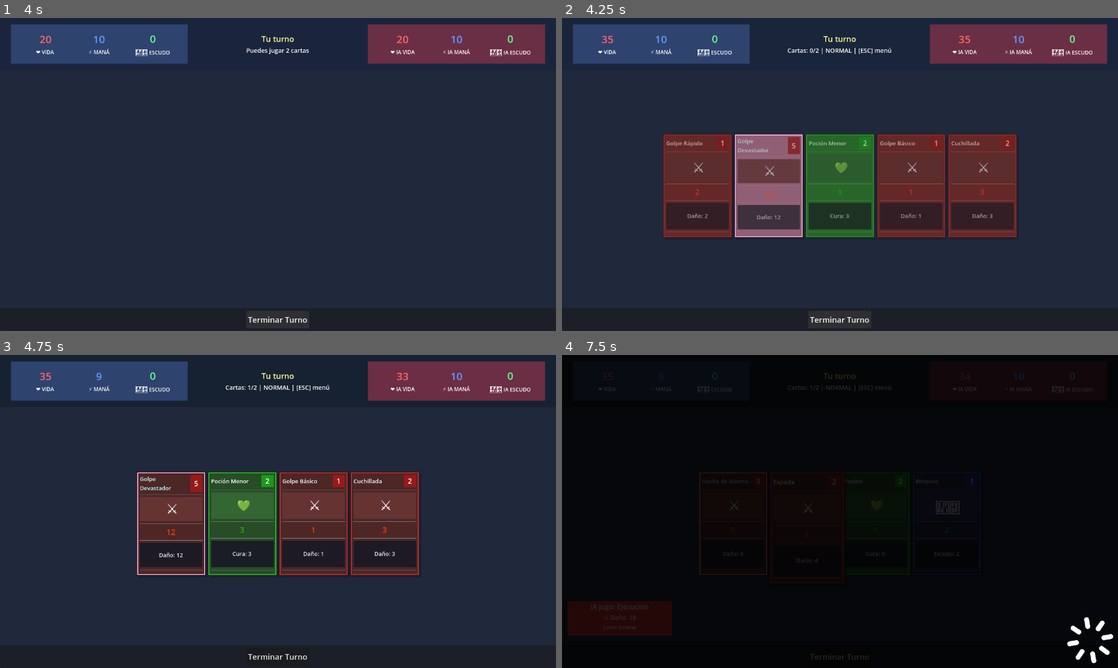
Above: before the commit, frames 1-4 (two rows, left to right).
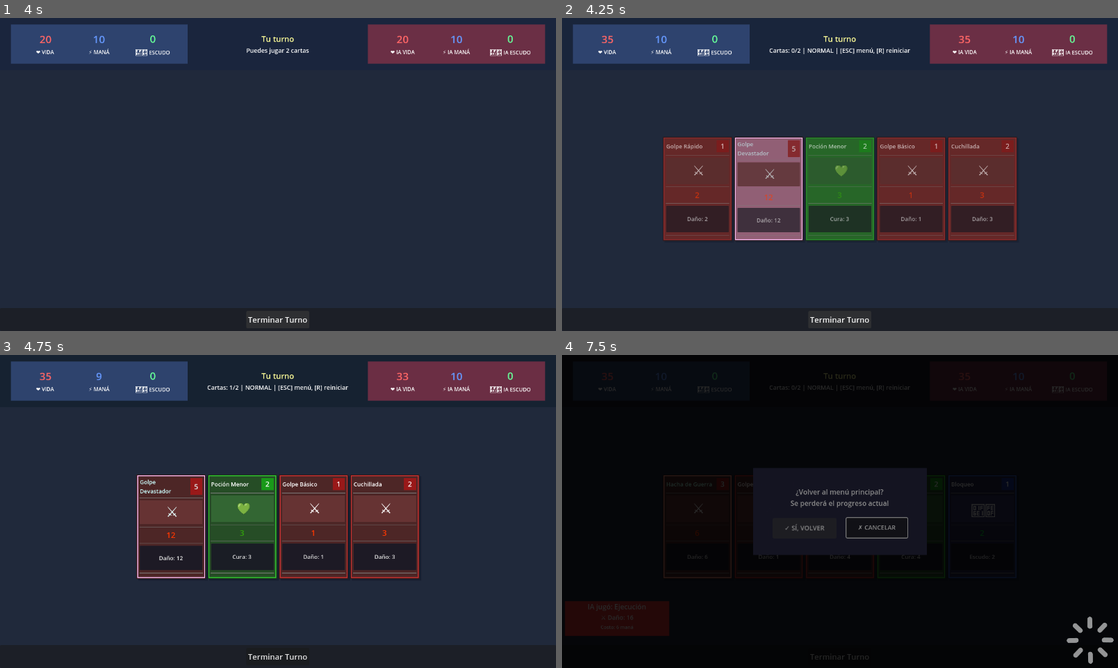
Above: after the commit, the same moments.

Repository: lextrack/Cards
Game: Godot game, scene res://scenes/MainMenu.tscn
Two runs of this game, one before a commit and one after it. Both use one fixed random seed, a clock stepped at 60 frames per second and the inputs below.
Inputs (mouse positions are in pixels of both pictures, inside the frame that each line leads up to):
- Up to frame 1 (4 s): click "AYUDA" at 0.5 s; tap Enter (ui_accept) at 1.25, 2.1, 2.27, 2.57 s; move the mouse to (400, 158) at 1.27 s; hold Right (ui_right) 1.28-2.03 s; hold Enter (ui_accept) 1.28-2.03 s; click (400, 158) at 1.42 s; move the mouse to (166, 190) at 2.02 s; hold Left (ui_left) 2.03-2.75 s; click (166, 190) at 2.17 s; click "🎮 COMENZAR" at 2.75 s; click "Terminar Turno" at 3.5 s
- Up to frame 2 (4.25 s): no input
- Up to frame 3 (4.75 s): move the mouse to (133, 524) at 4.27 s; hold Right (ui_right) from 4.28 s (still down); hold Enter (ui_accept) from 4.28 s (still down); click (133, 524) at 4.42 s
- Up to frame 4 (7.5 s): move the mouse to (734, 524) at 5.02 s; release Enter (ui_accept) at 5.03 s; tap Enter (ui_accept) at 5.1, 5.27, 5.57, 6.6, 6.77, 7.07 s; click (734, 524) at 5.17 s; move the mouse to (762, 520) at 5.77 s; release Right (ui_right) at 5.78 s; hold Enter (ui_accept) 5.78-6.53 s; hold Left (ui_left) 5.78-7.25 s; click (762, 520) at 5.92 s; tap R (restart_game) at 6.4, 6.5 s; move the mouse to (840, 524) at 6.52 s; click (840, 524) at 6.67 s; tap Escape (ui_cancel) at 7.15 s; click (801, 527) at 7.25 s, where only the run after the commit has a clickable "✓ SÍ, VOLVER"

Frame 1 is identical in both runs. In frame 2, 4.6% of the frame differs, in the area x 18-82%, y 9-72%; in frame 3, 4.7%; in frame 4, 8.2%, in the area x 0-100%, y 6-99%.
Error before the commit: Invalid call. Nonexistent function 'get_deck_size' in base 'Nil'. (res://scripts/Main.gd:307)
Error after the commit: Invalid call. Nonexistent function 'get_deck_size' in base 'Nil'. (res://scripts/Main.gd:523)

Commit message:
Input maps were improved

Diff:
--- a/project.godot
+++ b/project.godot
@@ -29,6 +29,30 @@
 
 [input]
 
+ui_left={
+"deadzone": 0.5,
+"events": [Object(InputEventKey,"resource_local_to_scene":false,"resource_name":"","device":0,"window_id":0,"alt_pressed":false,"shift_pressed":false,"ctrl_pressed":false,"meta_pressed":false,"pressed":false,"keycode":4194319,"physical_keycode":0,"key_label":0,"unicode":0,"location":0,"echo":false,"script":null)
+, Object(InputEventJoypadButton,"resource_local_to_scene":false,"resource_name":"","device":0,"button_index":13,"pressure":0.0,"pressed":false,"script":null)
+]
+}
+ui_right={
+"deadzone": 0.5,
+"events": [Object(InputEventKey,"resource_local_to_scene":false,"resource_name":"","device":0,"window_id":0,"alt_pressed":false,"shift_pressed":false,"ctrl_pressed":false,"meta_pressed":false,"pressed":false,"keycode":4194321,"physical_keycode":0,"key_label":0,"unicode":0,"location":0,"echo":false,"script":null)
+, Object(InputEventJoypadButton,"resource_local_to_scene":false,"resource_name":"","device":0,"button_index":14,"pressure":0.0,"pressed":false,"script":null)
+]
+}
+ui_up={
+"deadzone": 0.5,
+"events": [Object(InputEventKey,"resource_local_to_scene":false,"resource_name":"","device":0,"window_id":0,"alt_pressed":false,"shift_pressed":false,"ctrl_pressed":false,"meta_pressed":false,"pressed":false,"keycode":4194320,"physical_keycode":0,"key_label":0,"unicode":0,"location":0,"echo":false,"script":null)
+, Object(InputEventJoypadButton,"resource_local_to_scene":false,"resource_name":"","device":0,"button_index":11,"pressure":0.0,"pressed":false,"script":null)
+]
+}
+ui_down={
+"deadzone": 0.5,
+"events": [Object(InputEventKey,"resource_local_to_scene":false,"resource_name":"","device":0,"window_id":0,"alt_pressed":false,"shift_pressed":false,"ctrl_pressed":false,"meta_pressed":false,"pressed":false,"keycode":4194322,"physical_keycode":0,"key_label":0,"unicode":0,"location":0,"echo":false,"script":null)
+, Object(InputEventJoypadButton,"resource_local_to_scene":false,"resource_name":"","device":0,"button_index":12,"pressure":0.0,"pressed":false,"script":null)
+]
+}
 restart_game={
 "deadzone": 0.2,
 "events": [Object(InputEventKey,"resource_local_to_scene":false,"resource_name":"","device":-1,"window_id":0,"alt_press …(192 unchanged characters)…
@@ -44,9 +68,14 @@
 "events": [Object(InputEventJoypadButton,"resource_local_to_scene":false,"resource_name":"","device":-1,"button_index":1,"pressure":0.0,"pressed":true,"script":null)
 ]
 }
-gamepad_info={
+gamepad_exit={
 "deadzone": 0.2,
 "events": [Object(InputEventJoypadButton,"resource_local_to_scene":false,"resource_name":"","device":-1,"button_index":3,"pressure":0.0,"pressed":true,"script":null)
+]
+}
+gamepad_restart={
+"deadzone": 0.2,
+"events": [Object(InputEventJoypadButton,"resource_local_to_scene":false,"resource_name":"","device":-1,"button_index":2,"pressure":0.0,"pressed":true,"script":null)
 ]
 }
 
--- a/scenes/AICardNotification.tscn
+++ b/scenes/AICardNotification.tscn
@@ -7,9 +7,9 @@
 anchors_preset = 2
 anchor_top = 1.0
 anchor_bottom = 1.0
-offset_left = 13.0
+offset_left = 7.0
 offset_top = -154.0
-offset_right = 253.0
+offset_right = 247.0
 offset_bottom = -74.0
 grow_vertical = 0
 script = ExtResource("1_notification")
--- a/scenes/GameNotification.tscn
+++ b/scenes/GameNotification.tscn
@@ -9,9 +9,9 @@
 anchor_top = 1.0
 anchor_right = 1.0
 anchor_bottom = 1.0
-offset_left = -261.0
+offset_left = -255.0
 offset_top = -156.0
-offset_right = -21.0
+offset_right = -15.0
 offset_bottom = -76.0
 grow_horizontal = 0
 grow_vertical = 0
@@ -19,12 +19,13 @@
 
 [node name="Background" type="ColorRect" parent="."]
 layout_mode = 1
-anchors_preset = 15
-anchor_right = 1.0
+anchors_preset = -1
+anchor_left = -0.092
+anchor_top = 0.025
+anchor_right = 1.033
 anchor_bottom = 1.0
-offset_left = -22.0
-offset_top = 2.0
-offset_right = 8.0
+offset_left = 0.0800018
+offset_right = 0.0800018
 offset_bottom = 2.0
 grow_horizontal = 2
 grow_vertical = 2
--- a/scenes/Main.tscn
+++ b/scenes/Main.tscn
@@ -319,7 +319,7 @@
 layout_mode = 1
 anchor_top = 0.15
 anchor_right = 1.0
-anchor_bottom = 0.9
+anchor_bottom = 0.92
 grow_horizontal = 2
 grow_vertical = 2
 
@@ -330,9 +330,9 @@
 anchor_top = 0.5
 anchor_right = 0.5
 anchor_bottom = 0.5
-offset_left = -400.0
+offset_left = -450.0
 offset_top = -120.0
-offset_right = 400.0
+offset_right = 450.0
 offset_bottom = 120.0
 grow_horizontal = 2
 grow_vertical = 2
--- a/scripts/HelpMenu.gd
+++ b/scripts/HelpMenu.gd
@@ -104,23 +104,33 @@
 • La estrategia cambia según las cartas disponibles
 • En general, el reciclaje y retiro/robo de cartas es automático, no debes hacer nada""",
 
-	"🎮 Controles": """[font_size=24][color=yellow]🕹️ CONTROLES DEL JUEGO[/color][/font_size]
+"🎮 Controles": """[font_size=24][color=yellow]🕹️ CONTROLES DEL JUEGO[/color][/font_size]
+
+[font_size=18][color=orange]🎯 PARA NAVEGAR:[/color][/font_size]
 
 [font_size=18][color=white]⌨️ TECLADO:[/color][/font_size]
-• [color=cyan]Flechas:[/color] Navegar menús y seleccionar cartas
-• [color=cyan]Enter:[/color] Confirmar selección
-• [color=cyan]Escape:[/color] Cancelar/Volver/Menú principal
-• [color=cyan]R:[/color] Reiniciar partida (durante el juego)
+- [color=cyan]Flechas:[/color] Navegar por menús y cartas
+- [color=cyan]Enter:[/color] Confirmar selección
+- [color=cyan]Escape:[/color] Cancelar/Volver/Menú principal
 
 [font_size=18][color=white]🎮 MANDO:[/color][/font_size]
-• [color=cyan]D-Pad/Stick izquierdo:[/color] Navegación
-• [color=cyan]Botón A:[/color] Confirmar/Seleccionar
-• [color=cyan]Botón B:[/color] Cancelar/Volver
-
-[font_size=18][color=white]🖱️ RATÓN:[/color][/font_size]
-• [color=cyan]Click:[/color] Seleccionar cartas y botones
-• [color=cyan]Hover:[/color] Previsualizar cartas
-• [color=cyan]Interfaz:[/color] Completamente clickeable"""
+- [color=cyan]D-Pad/Stick izquierdo:[/color] Navegación de menús y cartas
+- [color=cyan]Botón A:[/color] Confirmar/Seleccionar
+- [color=cyan]Botón B:[/color] Cancelar/Volver
+
+[font_size=18][color=orange]🎯 CONTROLES EN PARTIDA:[/color][/font_size]
+[color=white]Con Mando:[/color]
+- [color=lime]Izquierda/Derecha:[/color] Navegar entre cartas
+- [color=lime]A:[/color] Jugar carta seleccionada
+- [color=lime]B:[/color] Terminar turno
+- [color=lime]X:[/color] Reiniciar partida
+- [color=lime]Y:[/color] Salir al menú principal
+
+[color=white]Con Teclado/Ratón:[/color]
+- [color=lime]Click en carta:[/color] Jugar carta
+- [color=lime]Click en "Terminar Turno":[/color] Finalizar turno
+- [color=lime]R:[/color] Reiniciar partida
+- [color=lime]ESC:[/color] Salir al menú principal"""
 }
 
 func _ready():
--- a/scripts/Main.gd
+++ b/scripts/Main.gd
@@ -34,9 +34,23 @@
 var ai_turn_color = Color(0.15, 0.08, 0.08, 0.9)
 var transition_time = 0.8
 
+var selected_card_index: int = 0
+var card_instances: Array = []
+var gamepad_mode: bool = false
+var last_input_was_gamepad: bool = false
+
+var confirmation_overlay: Control
+var confirmation_background: ColorRect
+var confirmation_panel: Panel
+var confirmation_label: Label
+var confirm_button: Button
+var cancel_button: Button
+var is_showing_confirmation: bool = false
+
 func _ready():
 	if end_turn_button:
 		end_turn_button.pressed.connect(_on_end_turn_pressed)
+		setup_button_navigation()
 	else:
 		push_error("EndTurnButton no encontrado en la escena")
 
@@ -48,13 +62,181 @@
 	game_notification = game_notification_scene.instantiate()
 	add_child(game_notification)
 
-	# Obtener la dificultad seleccionada del GameState
+	create_confirmation_dialog()
+
 	difficulty = GameState.get_selected_difficulty()
 	print("Iniciando juego con dificultad: ", difficulty)
 
 	await handle_scene_entrance()
 
 	setup_game()
+
+func create_confirmation_dialog():
+	confirmation_overlay = Control.new()
+	confirmation_overlay.name = "ConfirmationOverlay"
+	confirmation_overlay.set_anchors_and_offsets_preset(Control.PRESET_FULL_RECT)
+	confirmation_overlay.visible = false
+	confirmation_overlay.z_index = 100
+	add_child(confirmation_overlay)
+
+	confirmation_background = ColorRect.new()
+	confirmation_background.set_anchors_and_offsets_preset(Control.PRESET_FULL_RECT)
+	confirmation_background.color = Color(0, 0, 0, 0.7)
+	confirmation_overlay.add_child(confirmation_background)
+
+	confirmation_panel = Panel.new()
+	confirmation_panel.set_anchors_and_offsets_preset(Control.PRESET_CENTER)
+	confirmation_panel.custom_minimum_size = Vector2(400, 200)
+	confirmation_panel.size = Vector2(400, 200)
+	confirmation_panel.position = Vector2(-200, -100)
+	confirmation_overlay.add_child(confirmation_panel)
+
+	var panel_bg = ColorRect.new()
+	panel_bg.set_anchors_and_offsets_preset(Control.PRESET_FULL_RECT)
+	panel_bg.color = Color(0.15, 0.15, 0.25, 0.95)
+	confirmation_panel.add_child(panel_bg)
+
+	var vbox = VBoxContainer.new()
+	vbox.set_anchors_and_offsets_preset(Control.PRESET_FULL_RECT)
+	vbox.add_theme_constant_override("separation", 20)
+	confirmation_panel.add_child(vbox)
+
+	var spacer1 = Control.new()
+	spacer1.custom_minimum_size = Vector2(0, 20)
+	vbox.add_child(spacer1)
+
+	confirmation_label = Label.new()
+	confirmation_label.text = "¿Volver al menú principal?\nSe perderá el progreso actual"
+	confirmation_label.horizontal_alignment = HORIZONTAL_ALIGNMENT_CENTER
+	confirmation_label.vertical_alignment = VERTICAL_ALIGNMENT_CENTER
+	confirmation_label.add_theme_font_size_override("font_size", 16)
+	confirmation_label.add_theme_color_override("font_color", Color.WHITE)
+	confirmation_label.size_flags_vertical = Control.SIZE_EXPAND_FILL
+	vbox.add_child(confirmation_label)
+
+	var button_container = HBoxContainer.new()
+	button_container.alignment = BoxContainer.ALIGNMENT_CENTER
+	button_container.add_theme_constant_override("separation", 30)
+	vbox.add_child(button_container)
+
+	confirm_button = Button.new()
+	confirm_button.text = "✓ SÍ, VOLVER"
+	confirm_button.custom_minimum_size = Vector2(140, 45)
+	confirm_button.add_theme_font_size_override("font_size", 14)
+	confirm_button.focus_mode = Control.FOCUS_ALL
+	button_container.add_child(confirm_button)
+
+	cancel_button = Button.new()
+	cancel_button.text = "✗ CANCELAR"
+	cancel_button.custom_minimum_size = Vector2(140, 45)
+	cancel_button.add_theme_font_size_override("font_size", 14)
+	cancel_button.focus_mode = Control.FOCUS_ALL
+	button_container.add_child(cancel_button)
+
+	var spacer2 = Control.new()
+	spacer2.custom_minimum_size = Vector2(0, 20)
+	vbox.add_child(spacer2)
+
+	confirm_button.focus_neighbor_right = cancel_button.get_path()
+	cancel_button.focus_neighbor_left = confirm_button.get_path()
+
+	confirm_button.pressed.connect(_on_confirm_exit)
+	cancel_button.pressed.connect(_on_cancel_exit)
+
+	confirm_button.mouse_entered.connect(_on_confirmation_button_hover.bind(confirm_button))
+	cancel_button.mouse_entered.connect(_on_confirmation_button_hover.bind(cancel_button))
+	confirm_button.focus_entered.connect(_on_confirmation_button_focus.bind(confirm_button))
+	cancel_button.focus_entered.connect(_on_confirmation_button_focus.bind(cancel_button))
+
+func _on_confirmation_button_hover(button: Button):
+	play_safe_audio("play_card_hover_sound")
+	var tween = create_tween()
+	tween.tween_property(button, "scale", Vector2(1.05, 1.05), 0.1)
+
+	if not button.mouse_exited.is_connected(_on_confirmation_button_unhover):
+		button.mouse_exited.connect(_on_confirmation_button_unhover.bind(button))
+
+func _on_confirmation_button_unhover(button: Button):
+	var tween = create_tween()
+	tween.tween_property(button, "scale", Vector2(1.0, 1.0), 0.1)
+
+func _on_confirmation_button_focus(button: Button):
+	play_safe_audio("play_card_hover_sound")
+	var tween = create_tween()
+	tween.tween_property(button, "modulate", Color(1.2, 1.2, 1.2, 1.0), 0.1)
+
+	if not button.focus_exited.is_connected(_on_confirmation_button_unfocus):
+		button.focus_exited.connect(_on_confirmation_button_unfocus.bind(button))
+
+func _on_confirmation_button_unfocus(button: Button):
+	var tween = create_tween()
+	tween.tween_property(button, "modulate", Color(1.0, 1.0, 1.0, 1.0), 0.1)
+
+func show_exit_confirmation():
+	if is_showing_confirmation:
+		return
+
+	is_showing_confirmation = true
+	confirmation_overlay.visible = true
+	confirmation_overlay.modulate.a = 0.0
+
+	var tween = create_tween()
+	tween.tween_property(confirmation_overlay, "modulate:a", 1.0, 0.3)
+
+	await tween.finished
+
+	if gamepad_mode or last_input_was_gamepad:
+		cancel_button.grab_focus()
+	else:
+		cancel_button.grab_focus()
+
+func hide_exit_confirmation():
+	if not is_showing_confirmation:
+		return
+
+	var tween = create_tween()
+	tween.tween_property(confirmation_overlay, "modulate:a", 0.0, 0.2)
+
+	await tween.finished
+
+	confirmation_overlay.visible = false
+	is_showing_confirmation = false
+
+func _on_confirm_exit():
+	play_safe_audio("play_notification_sound")
+	is_showing_confirmation = false
+	return_to_menu()
+
+func _on_cancel_exit():
+	play_safe_audio("play_card_hover_sound")
+	hide_exit_confirmation()
+
+func setup_button_navigation():
+	end_turn_button.focus_mode = Control.FOCUS_ALL
+
+	end_turn_button.mouse_entered.connect(_on_button_hover.bind(end_turn_button))
+	end_turn_button.focus_entered.connect(_on_button_focus.bind(end_turn_button))
+	end_turn_button.mouse_exited.connect(_on_button_unhover.bind(end_turn_button))
+	end_turn_button.focus_exited.connect(_on_button_unfocus.bind(end_turn_button))
+
+func _on_button_hover(button: Button):
+	if not gamepad_mode:
+		play_safe_audio("play_card_hover_sound")
+
+func _on_button_focus(button: Button):
+	play_safe_audio("play_card_hover_sound")
+
+	var tween = create_tween()
+	tween.tween_property(button, "modulate", Color(1.2, 1.2, 1.2, 1.0), 0.1)
+
+func _on_button_unhover(button: Button):
+	if not gamepad_mode:
+		var tween = create_tween()
+		tween.tween_property(button, "modulate", Color(1.0, 1.0, 1.0, 1.0), 0.1)
+
+func _on_button_unfocus(button: Button):
+	var tween = create_tween()
+	tween.tween_property(button, "modulate", Color(1.0, 1.0, 1.0, 1.0), 0.1)
 
 func handle_scene_entrance():
 	await get_tree().process_frame
@@ -98,14 +280,12 @@
 	ai = Player.new()
 	ai.is_ai = true
 
-	# Establecer la dificultad ANTES de agregar al árbol
 	player.difficulty = difficulty
 	ai.difficulty = difficulty
 
 	add_child(player)
 	add_child(ai)
 
-	# Conectar señales del jugador
 	player.hp_changed.connect(_on_player_hp_changed)
 	player.mana_changed.connect(_on_player_mana_changed)
 	player.shield_changed.connect(_on_player_shield_changed)
@@ -119,7 +299,6 @@
 	player.auto_turn_ended.connect(_on_player_auto_turn_ended)
 	player.damage_taken.connect(_on_player_damage_taken)
 
-	# Conectar señales de la IA
 	ai.hp_changed.connect(_on_ai_hp_changed)
 	ai.mana_changed.connect(_on_ai_mana_changed)
 	ai.shield_changed.connect(_on_ai_shield_changed)
@@ -140,8 +319,8 @@
 func restart_game():
 	game_count += 1
 	turn_label.text = "¡Nueva partida!"
-
-	# Obtener descripción de la dificultad actual
+	selected_card_index = 0
+
 	var difficulty_desc = GameBalance.get_difficulty_description(difficulty)
 	game_info_label.text = "Partida #" + str(game_count) + " | " + difficulty.to_upper()
 
@@ -197,7 +376,10 @@
 	for child in hand_container.get_children():
 		child.queue_free()
 
-	for card_data in player.hand:
+	card_instances.clear()
+
+	for i in range(player.hand.size()):
+		var card_data = player.hand[i]
 		var card_instance = card_scene.instantiate()
 		card_instance.set_card_data(card_data)
 		card_instance.card_clicked.connect(_on_card_clicked)
@@ -206,12 +388,35 @@
 			card_instance.mouse_entered.connect(_on_card_hover)
 
 		hand_container.add_child(card_instance)
+		card_instances.append(card_instance)
 
 		var can_play = is_player_turn and player.can_play_card(card_data)
 		card_instance.set_playable(can_play)
 
+	selected_card_index = clamp(selected_card_index, 0, max(0, card_instances.size() - 1))
+	update_card_selection()
+
+func update_card_selection():
+	if not gamepad_mode or not is_player_turn:
+		return
+
+	for i in range(card_instances.size()):
+		var card = card_instances[i]
+		if i == selected_card_index:
+			card.modulate = Color(1.3, 1.3, 1.0, 1.0)
+			card.z_index = 15
+			card.scale = card.original_scale * 1.1
+		else:
+			if player.can_play_card(player.hand[i]):
+				card.modulate = Color.WHITE
+			else:
+				card.modulate = Color(0.4, 0.4, 0.4, 0.7)
+			card.z_index = 0
+			card.scale = card.original_scale
+
 func _on_card_hover():
-	play_safe_audio("play_card_hover_sound")
+	if not gamepad_mode:
+		play_safe_audio("play_card_hover_sound")
 
 func _on_card_clicked(card: Card):
 	if not is_player_turn:
@@ -228,6 +433,7 @@
 
 func start_player_turn():
 	is_player_turn = true
+	gamepad_mode = last_input_was_gamepad
 
 	play_safe_audio("play_turn_change_sound", [true])
 
@@ -240,18 +446,24 @@
 
 	turn_label.text = "Tu turno"
 
-	# Información mejorada sin opción de cambiar dificultad
 	var difficulty_name = difficulty.to_upper()
-	game_info_label.text = "Cartas: " + str(cards_played) + "/" + str(max_cards) + " | " + difficulty_name + " | [ESC] menú"
+	var control_hint = " | [A] jugar, [B] terminar, [X] reiniciar, [Y] menú" if gamepad_mode else " | [ESC] menú, [R] reiniciar"
+	game_info_label.text = "Cartas: " + str(cards_played) + "/" + str(max_cards) + " | " + difficulty_name + control_hint
 
 	update_turn_button_text()
 	update_damage_bonus_indicator()
 
 	if end_turn_button:
 		end_turn_button.disabled = false
+		if gamepad_mode:
+			end_turn_button.grab_focus()
+
+	selected_card_index = 0
+	update_card_selection()
 
 func start_ai_turn():
 	is_player_turn = false
+	gamepad_mode = false
 
 	play_safe_audio("play_turn_change_sound", [false])
 
@@ -266,6 +478,7 @@
 
 	if end_turn_button:
 		end_turn_button.disabled = true
+		end_turn_button.release_focus()
 
 	update_hand_display()
 
@@ -282,7 +495,7 @@
 	start_player_turn()
 
 func update_turn_button_text():
-	if not end_turn_button:
+	if not end_turn_button or not player:
 		return
 
 	var cards_played = player.get_cards_played()
@@ -296,7 +509,10 @@
 	elif player.get_hand_size() == 0:
 		end_turn_button.text = "Sin cartas en mano"
 	else:
-		end_turn_button.text = "Terminar Turno"
+		if gamepad_mode:
+			end_turn_button.text = "🎮 Terminar Turno"
+		else:
+			end_turn_button.text = "Terminar Turno"
 
 func _on_end_turn_pressed():
 	if is_player_turn and end_turn_button:
@@ -336,7 +552,8 @@
 	update_turn_button_text()
 
 	var difficulty_name = difficulty.to_upper()
-	game_info_label.text = "Cartas: " + str(cards_played) + "/" + str(max_cards) + " | " + difficulty_name + " | [ESC] menú"
+	var control_hint = " | [A] jugar, [B] terminar, [X] reiniciar, [Y] menú" if gamepad_mode else " | [ESC] menú, [R] reiniciar"
+	game_info_label.text = "Cartas: " + str(cards_played) + "/" + str(max_cards) + " | " + difficulty_name + control_hint
 
 	if cards_played >= max_cards:
 		turn_label.text = "¡Límite alcanzado!"
@@ -428,7 +645,6 @@
 func _on_player_died():
 	play_safe_audio("play_lose_sound")
 
-	# Registrar resultado en GameState
 	GameState.add_game_result(false)
 
 	if game_notification:
@@ -455,11 +671,65 @@
 	restart_game()
 
 func _input(event):
-	if event.is_action_pressed("restart_game"):
+	if is_showing_confirmation:
+		if event.is_action_pressed("ui_accept") or event.is_action_pressed("gamepad_accept"):
+			if confirm_button.has_focus():
+				_on_confirm_exit()
+			elif cancel_button.has_focus():
+				_on_cancel_exit()
+		elif event.is_action_pressed("ui_cancel") or event.is_action_pressed("gamepad_cancel"):
+			_on_cancel_exit()
+		elif event.is_action_pressed("ui_left"):
+			confirm_button.grab_focus()
+		elif event.is_action_pressed("ui_right"):
+			cancel_button.grab_focus()
+		return
+
+	if event is InputEventJoypadButton or event is InputEventJoypadMotion:
+		if not last_input_was_gamepad:
+			last_input_was_gamepad = true
+			if is_player_turn and player:  # ← Validación agregada
+				gamepad_mode = true
+				update_card_selection()
+				update_turn_button_text()
+				var difficulty_name = difficulty.to_upper()
+				var cards_played = player.get_cards_played()
+				var max_cards = player.get_max_cards_per_turn()
+				game_info_label.text = "Cartas: " + str(cards_played) + "/" + str(max_cards) + " | " + difficulty_name + " | [A] jugar, [B] terminar, [X] reiniciar, [Y] menú"
+	elif event is InputEventMouse:
+		if last_input_was_gamepad:
+			last_input_was_gamepad = false
+			if is_player_turn and player:  # ← Validación agregada
+				gamepad_mode = false
+				update_card_selection()
+				update_turn_button_text()
+				var difficulty_name = difficulty.to_upper()
+				var cards_played = player.get_cards_played()
+				var max_cards = player.get_max_cards_per_turn()
+				game_info_label.text = "Cartas: " + str(cards_played) + "/" + str(max_cards) + " | " + difficulty_name + " | [ESC] menú, [R] reiniciar"
+
+	if event.is_action_pressed("restart_game") or event.is_action_pressed("gamepad_restart"):
 		restart_game()
-	elif event.is_action_pressed("ui_cancel"):
-		# ESC para volver al menú
-		return_to_menu()
+	elif event.is_action_pressed("ui_cancel") or event.is_action_pressed("gamepad_exit"):
+		show_exit_confirmation()
+	elif is_player_turn and gamepad_mode and player:  # ← Validación agregada
+		if event.is_action_pressed("ui_left"):
+			if card_instances.size() > 0:
+				selected_card_index = (selected_card_index - 1) % card_instances.size()
+				update_card_selection()
+				play_safe_audio("play_card_hover_sound")
+		elif event.is_action_pressed("ui_right"):
+			if card_instances.size() > 0:
+				selected_card_index = (selected_card_index + 1) % card_instances.size()
+				update_card_selection()
+				play_safe_audio("play_card_hover_sound")
+		elif event.is_action_pressed("ui_accept") or event.is_action_pressed("gamepad_accept"):
+			if card_instances.size() > 0 and selected_card_index < card_instances.size():
+				var selected_card = card_instances[selected_card_index]
+				_on_card_clicked(selected_card)
+		elif event.is_action_pressed("gamepad_cancel"):
+			if end_turn_button and not end_turn_button.disabled:
+				_on_end_turn_pressed()
 
 func _on_player_damage_taken(damage_amount: int):
 	play_safe_audio("play_damage_sound", [damage_amount])
@@ -499,5 +769,4 @@
 	is_screen_shaking = false
 
 func return_to_menu():
-	"""Vuelve al menú principal con transición suave"""
 	TransitionManager.fade_to_scene("res://scenes/MainMenu.tscn", 1.0)
